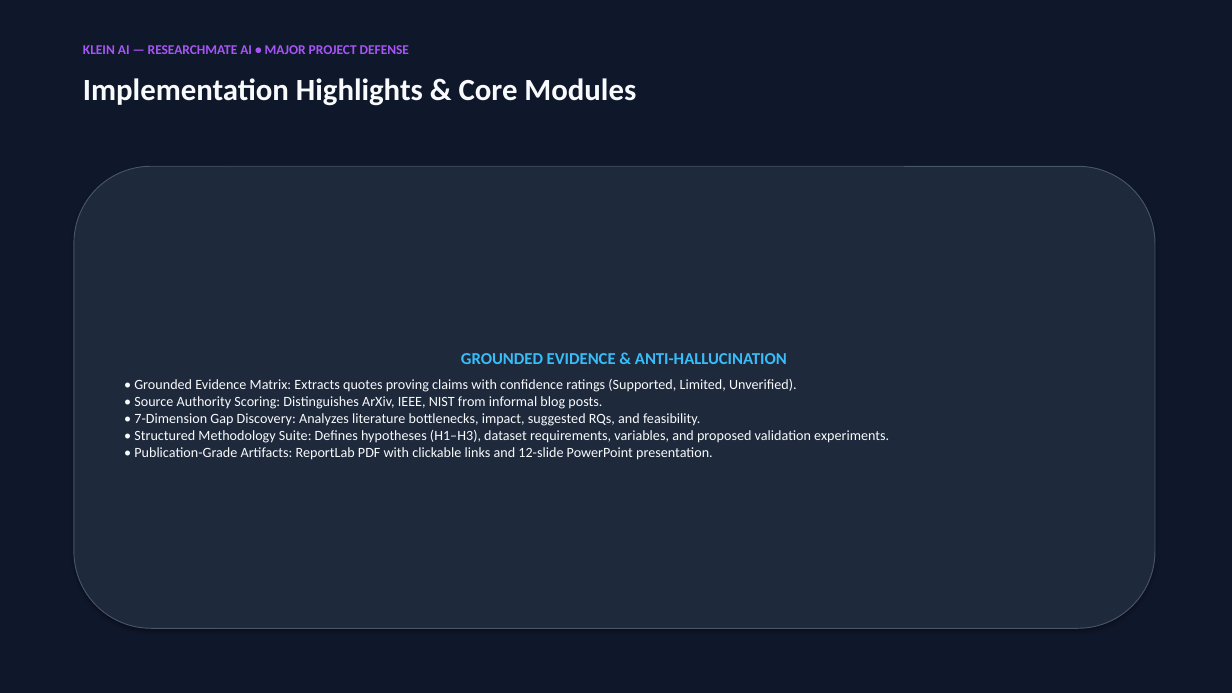
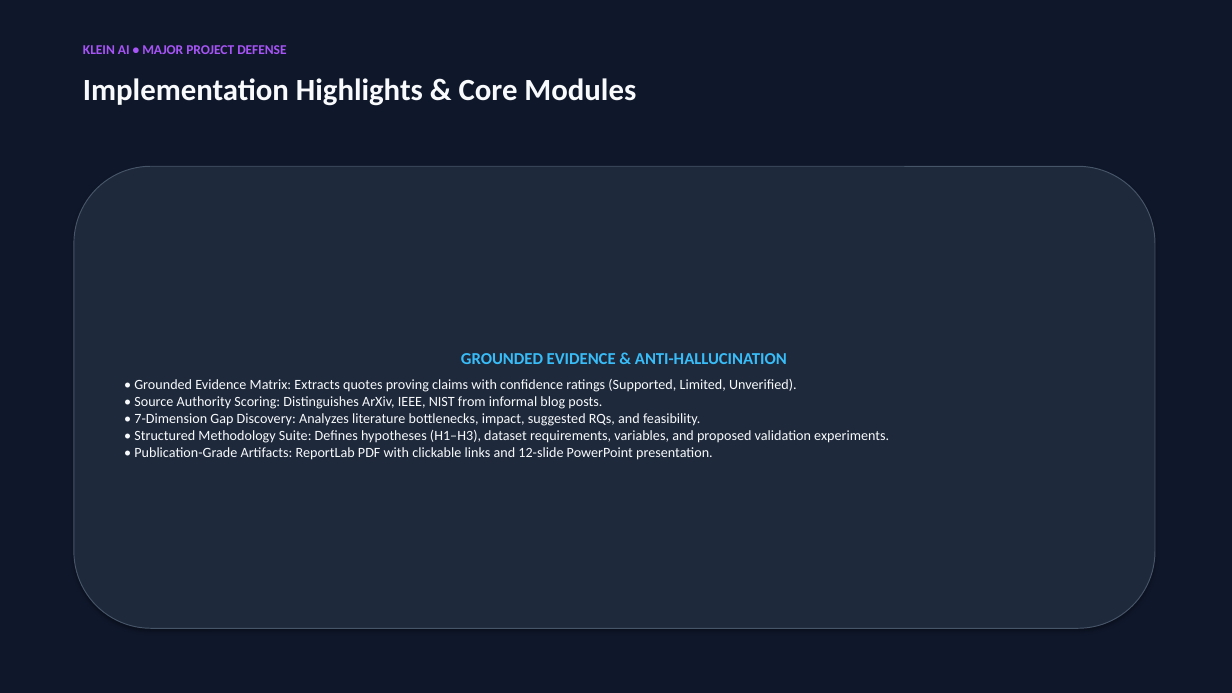
Before and after one commit to angad-r/Klein-AI, a slide deck: slide 10 of PROJECT_PRESENTATION.pptx. Drawn at 1232x693 pixels with LibreOffice and Linux fonts; fonts in the diff are those of the drawing. Boxes give left, top, right and bottom in pixels: in the first picture for what was removed or moved away, otherwise in the second. Text is boxed around its words. In the diff, an @@ line names an element or a change of style, - is before the commit and + after.

Commit message:
feat: complete KLEIN AI branding, research integrity fix, API diagnostics, and test suite

```diff
--- a/PROJECT_PRESENTATION.pptx
+++ b/PROJECT_PRESENTATION.pptx
@@ text at <box>83,45,286,54</box>: text changed @@
-KLEIN AI — RESEARCHMATE AI • MAJOR PROJECT DEFENSE
+KLEIN AI • MAJOR PROJECT DEFENSE
```
Also in this commit, not shown: 14 other slides changed, 41 other files.
